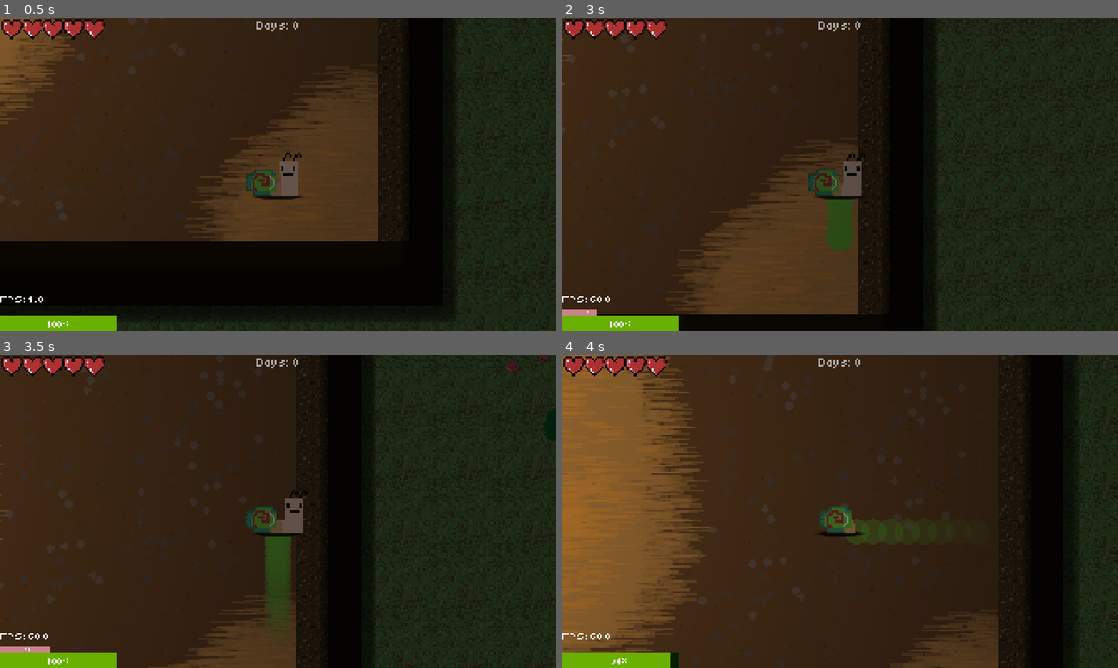
Above: before the commit, frames 1-4 (two rows, left to right).
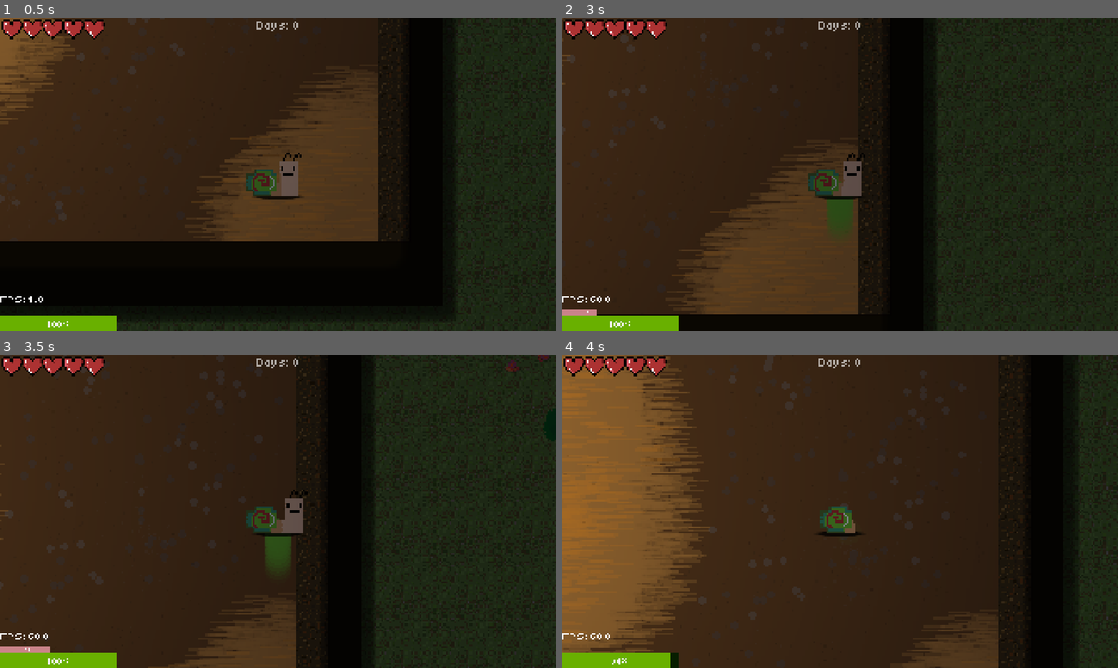
Above: after the commit, the same moments.

Repository: mark4pro/rogue-like
Game: Godot game, scene res://worldGen/testGen.tscn
The game is run twice, just before and just after one commit, with the same random seed, the same clock (stepped at 60 frames per second) and the same inputs. Sound files missing from this copy of the repository are replaced by a short silence.
Inputs (mouse positions are in pixels of both pictures, inside the frame that each line leads up to):
- Up to frame 1 (0.5 s): no input
- Up to frame 2 (3 s): tap Enter at 0.5 s; move the mouse to (962, 158) at 0.52 s; hold D (right) 0.53-1.28 s; tap Ctrl (roll) at 0.6, 1.55, 2.3, 2.85 s; click (962, 158) at 0.67 s; move the mouse to (728, 190) at 1.27 s; hold S (down) 1.28-2.03 s; tap F6 (free_cam) at 1.35 s; move the mouse to (895, 105) at 2.02 s; hold D (right) 2.03-2.78 s; tap E (interact) at 2.1 s; tap Space at 2.75 s; move the mouse to (812, 237) at 2.77 s; hold W (up) from 2.78 s (still down); click (812, 237) at 2.92 s
- Up to frame 3 (3.5 s): keep holding W (up)
- Up to frame 4 (4 s): move the mouse to (1006, 558) at 3.52 s; release W (up) at 3.53 s; hold A (left) from 3.53 s (still down); hold Shift (sprint) from 3.53 s (still down); tap Ctrl (roll) at 3.8 s

Frame 1 is identical in both runs. In frame 2, 0.2% of the frame differs, in the area x 47-53%, y 52-75%; in frame 3, 0.4%; in frame 4, 0.6%, in the area x 51-65%, y 52-61%.

Commit message:
fixed stuff

Diff:
--- a/Assets/prefabs/player.tscn
+++ b/Assets/prefabs/player.tscn
@@ -296,27 +296,6 @@
 "name": &"walk",
 "speed": 8.0
 }]
-
-[sub_resource type="Curve" id="Curve_4312i"]
-_data = [Vector2(0, 1), 0.0, 0.0, 0, 0, Vector2(0.38513517, 0.4044944), -1.3983657, -1.3983657, 0, 0, Vector2(1, 0), 0.0, 0.0, 0, 0]
-point_count = 3
-
-[sub_resource type="CurveTexture" id="CurveTexture_ev7rh"]
-curve = SubResource("Curve_4312i")
-
-[sub_resource type="ParticleProcessMaterial" id="ParticleProcessMaterial_gmoaq"]
-particle_flag_disable_z = true
-emission_shape = 1
-emission_sphere_radius = 2.5
-angle_min = -720.0
-angle_max = -720.0
-inherit_velocity_ratio = 0.892
-gravity = Vector3(0, 98, 0)
-scale_min = 0.5
-scale_max = 1.1999999
-color = Color(0.13999999, 1, 0.18299997, 0.4745098)
-alpha_curve = SubResource("CurveTexture_ev7rh")
-collision_use_scale = true
 
 [sub_resource type="StyleBoxFlat" id="StyleBoxFlat_g621r"]
 bg_color = Color(0.029605996, 0.11629819, 3.008172e-08, 1)
@@ -463,25 +442,6 @@
 scale = Vector2(0.746, 0.095)
 texture = ExtResource("4_gmoaq")
 
-[node name="rightGrass" type="GPUParticles2D" parent="." unique_id=682299537]
-z_index = -1
-position = Vector2(11, 9)
-emitting = false
-amount = 6
-lifetime = 0.05
-speed_scale = 0.5
-process_material = SubResource("ParticleProcessMaterial_gmoaq")
-
-[node name="leftGrass" type="GPUParticles2D" parent="." unique_id=1876608386]
-visible = false
-z_index = -1
-position = Vector2(-11, 9)
-emitting = false
-amount = 6
-lifetime = 0.05
-speed_scale = 0.5
-process_material = SubResource("ParticleProcessMaterial_gmoaq")
-
 [node name="UI" type="CanvasLayer" parent="." unique_id=963694637]
 
 [node name="HealthBar" type="TextureRect" parent="UI" unique_id=1332307762]
@@ -691,10 +651,6 @@
 [node name="Weapon" type="AnimationPlayer" parent="." unique_id=1254558574]
 libraries/ = SubResource("AnimationLibrary_i87ed")
 
-[node name="TrailTimer" type="Timer" parent="." unique_id=74396240]
-wait_time = 0.001
-one_shot = true
-
 [connection signal="animation_finished" from="RotPoint/Sprite2D" to="." method="_on_sprite_2d_animation_finished"]
 [connection signal="timeout" from="roll_cooldown" to="." method="_on_roll_cooldown_timeout"]
 [connection signal="timeout" from="UI/MessageTimer" to="." method="_on_message_timer_timeout"]
@@ -702,4 +658,3 @@
 [connection signal="button_down" from="pauseMenu/pauseMenu/ColorRect/backToHub" to="pauseMenu/pauseMenu" method="_on_back_to_hub_button_down"]
 [connection signal="button_down" from="pauseMenu/pauseMenu/ColorRect/exitGame" to="pauseMenu/pauseMenu" method="_on_exit_game_button_down"]
 [connection signal="button_down" from="deathMenu/deathScreen/backToHub" to="deathMenu/deathScreen" method="_on_back_to_hub_button_down"]
-[connection signal="timeout" from="TrailTimer" to="." method="_on_trail_timer_timeout"]
--- a/Script/player_controller.gd
+++ b/Script/player_controller.gd
@@ -1,4 +1,6 @@
 extends RigidBody2D
+
+var snail_slime: PackedScene = preload("res://Assets/prefabs/snail_slime.tscn")
 
 @onready var sprite : AnimatedSprite2D = $RotPoint/Sprite2D
 @onready var rot_point : Node2D = $RotPoint
@@ -6,8 +8,6 @@
 @onready var stamina_bar : ProgressBar = $UI/StaminaBar
 @onready var roll_cooldown_bar : ProgressBar = $UI/RollCooldownBar
 @onready var roll_cooldown : Timer = $roll_cooldown
-@onready var left_grass : GPUParticles2D = $leftGrass
-@onready var right_grass : GPUParticles2D = $rightGrass
 @onready var Inventory_UI : CanvasLayer = $inventoryUI
 @onready var camera : Camera2D = $Camera2D
 @onready var pauseMenu : CanvasLayer = $pauseMenu
@@ -15,10 +15,6 @@
 @onready var weaponPivot : Node2D = $RotPoint/WeaponRotPoint/WeaponPivot
 @onready var weaponRot : Node2D = $RotPoint/WeaponRotPoint
 @onready var weaponAnim : AnimationPlayer = $Weapon
-#started working on snail trail
-
-@onready var trail_timer: Timer = $TrailTimer
-
 
 @export_category("Stats")
 @export var max_health : float = 100
@@ -64,8 +60,6 @@
 
 var oldWeapon : WeaponItem = null
 var reverseSwing : bool = false
-const snail_slime: PackedScene = preload("res://Assets/prefabs/snail_slime.tscn")
-
 
 func _ready():
 	$UI.visible = true
@@ -225,23 +219,15 @@
 			roll_state += 1
 
 		#Particles
-		if is_moving and not is_rolling:
-			if trail_timer.is_stopped():
-				trail_timer.start()
-			left_grass.emitting = not rot_point.scale.x == -1
-			right_grass.emitting = rot_point.scale.x == -1
-			left_grass.visible = not rot_point.scale.x == -1
-			right_grass.visible = rot_point.scale.x == -1
-		else:
-			left_grass.emitting = false
-			right_grass.emitting = false
-			left_grass.visible = false
-			right_grass.visible = false
+		if is_moving:
+			var trail : Sprite2D = snail_slime.instantiate()
+			Global.currentScene.add_child(trail)
+
+			trail.global_position = global_position + Vector2(0, 10)
+			trail.rotation = dir.angle()
 	else:
 		sprite.pause()
 		roll_cooldown.paused = true
-		left_grass.visible = false
-		right_grass.visible = false
 		Global.messageTimer.paused = true
 
 	#Weapon stuff
@@ -324,15 +310,6 @@
 			rot_point.rotation += rspeed * delta
 			apply_impulse(roll_dir * roll_speed * 1000 * delta)
 
-
-func _on_trail_timer_timeout() -> void:
-	var trail : Sprite2D = snail_slime.instantiate()
-	# so it doesn't move with the player.
-	get_tree().current_scene.add_child(trail)
-
-	# Position it behind the player
-	trail.global_position = global_position + Vector2(0, 10)
-	trail.rotation = dir.angle()
 func _on_roll_cooldown_timeout() -> void:
 	can_roll = true
 
--- a/snail_slime.gd
+++ b/snail_slime.gd
@@ -1,8 +1,6 @@
 extends Sprite2D
 
-
 func _ready():
-	# Fades the sprite out using a Tween
 	var fade = create_tween()
-	fade.tween_property(self, "modulate:a", 0.0, 0.5) # Fade to 0 alpha in 0.5s
-	fade.finished.connect(queue_free) # Delete node after fade
+	fade.tween_property(self, "modulate:a", 0.0, 0.2)
+	fade.finished.connect(queue_free)
